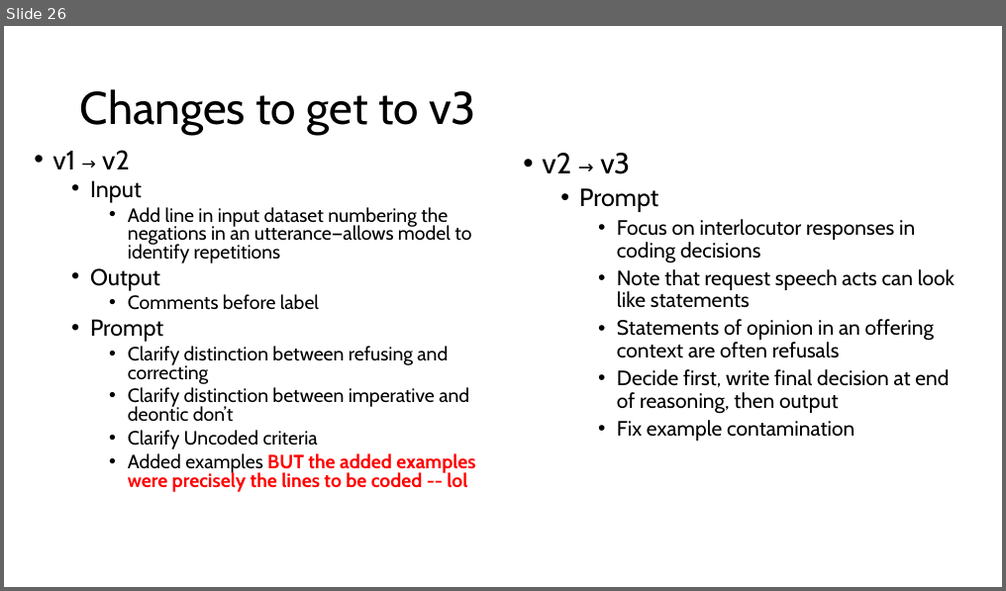
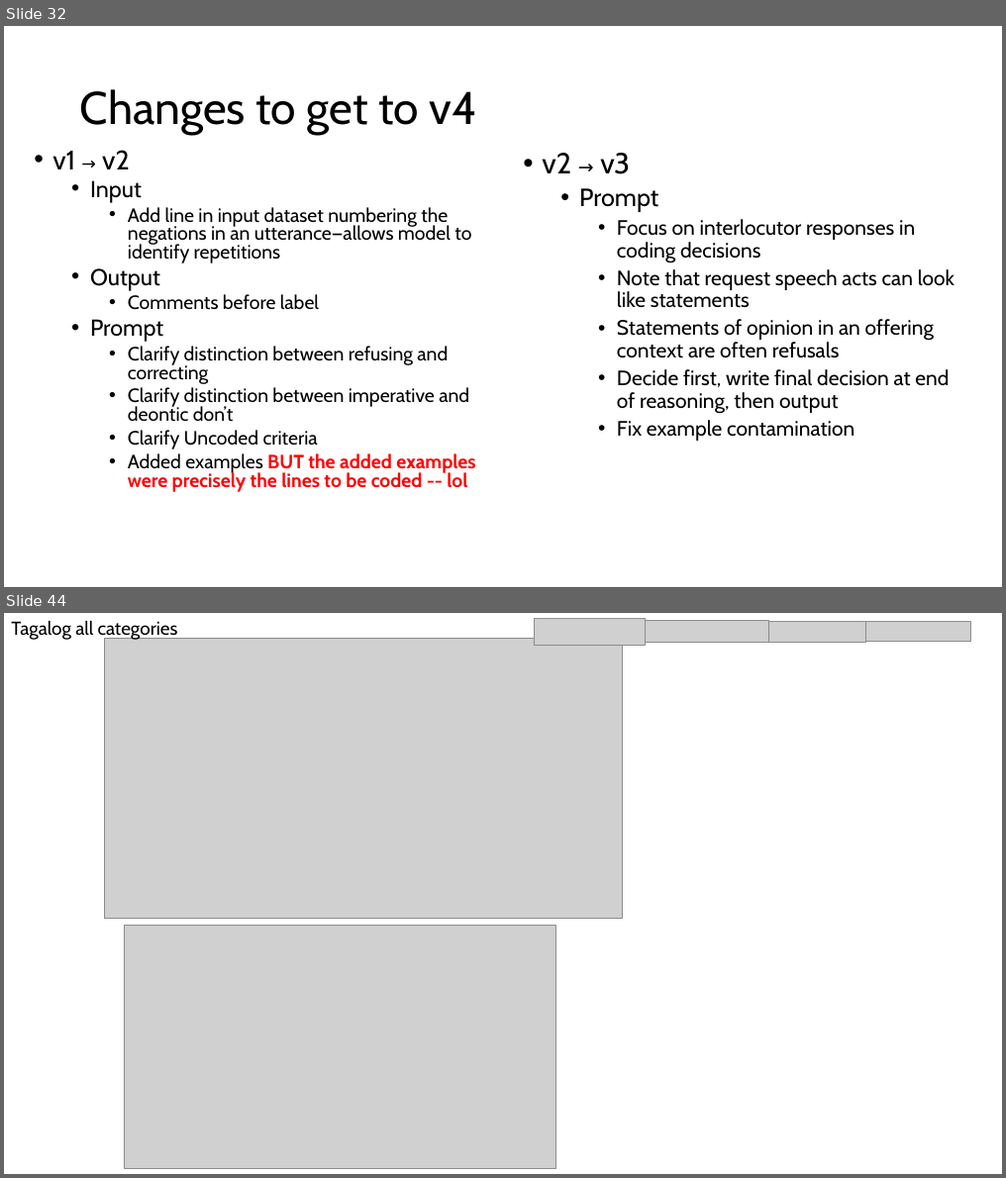
Before and after one commit to annikamh406/XLing-LLM_coding, a slide deck: Write up/2026-07-07_XLing-LLM-coding_lab-meeting.pptx. Shown one above the other, each under a label of ours: slide 26 before the commit, slides 32 and 44 after it; the slides between them are not shown. The pictures are 1006x591 and 1006x1178 pixels, drawn with LibreOffice and Linux fonts; fonts in the diff are those of the drawing; grey boxes stand for pictures. Boxes give left, top, right and bottom in pixels: in the first picture for what was removed or moved away, otherwise in the second. Text is boxed around its words. In the diff, an @@ line names an element or a change of style, - is before the commit and + after.

```diff
--- a/Write up/2026-07-07_XLing-LLM-coding_lab-meeting.pptx
+++ b/Write up/2026-07-07_XLing-LLM-coding_lab-meeting.pptx
@@ slide 44 added at [4, 613, 1002, 1174], background #FFFFFF @@
@@ text added at [11, 620, 178, 640], 18 pt, text #000000 @@
+Tagalog all categories
@@ picture added at [105, 638, 623, 919] @@
@@ group added at [534, 618, 970, 645]: 4 pictures @@
@@ picture added at [124, 925, 555, 1169] @@
@@ what was slide 26 is now slide 32 @@
@@ slide 32 changed as well @@
@@ title at [80, 89, 477, 135]: text changed @@
-Changes to get to v3
+Changes to get to v4
```
Also in this commit, not shown: 6 other slides changed, 28 other slides added, 11 slides removed, 4 other files.
